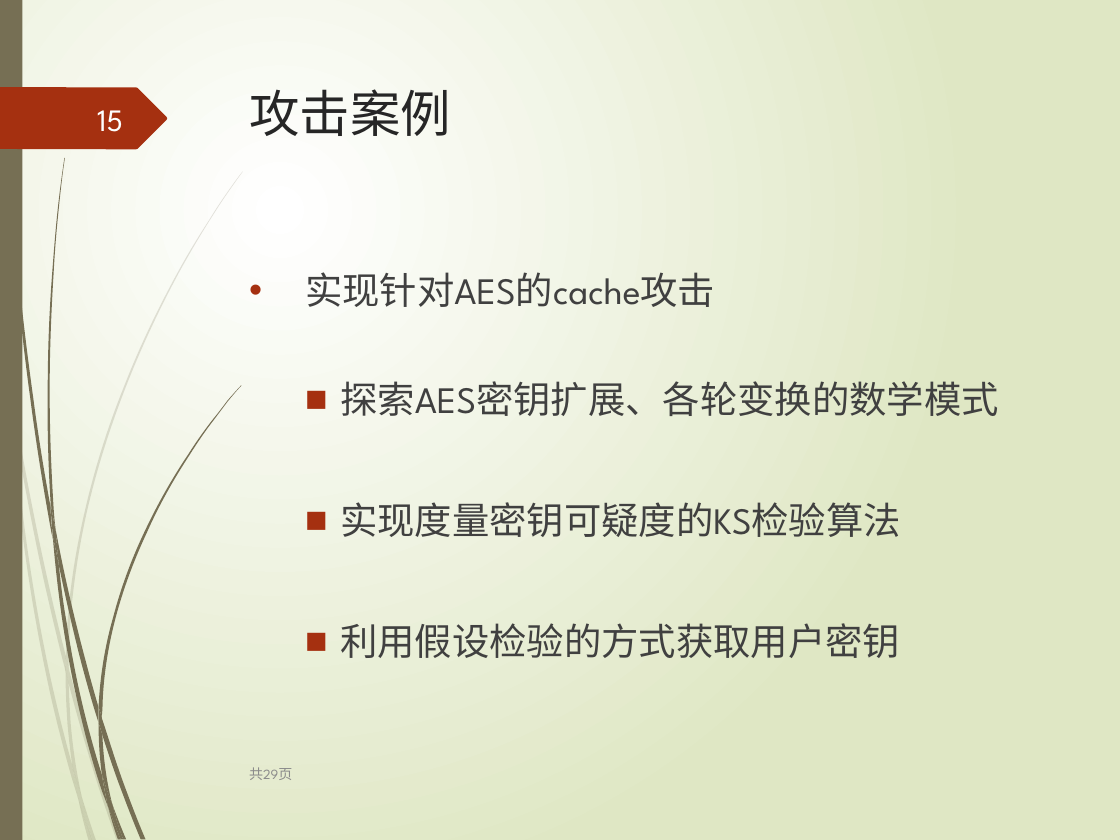
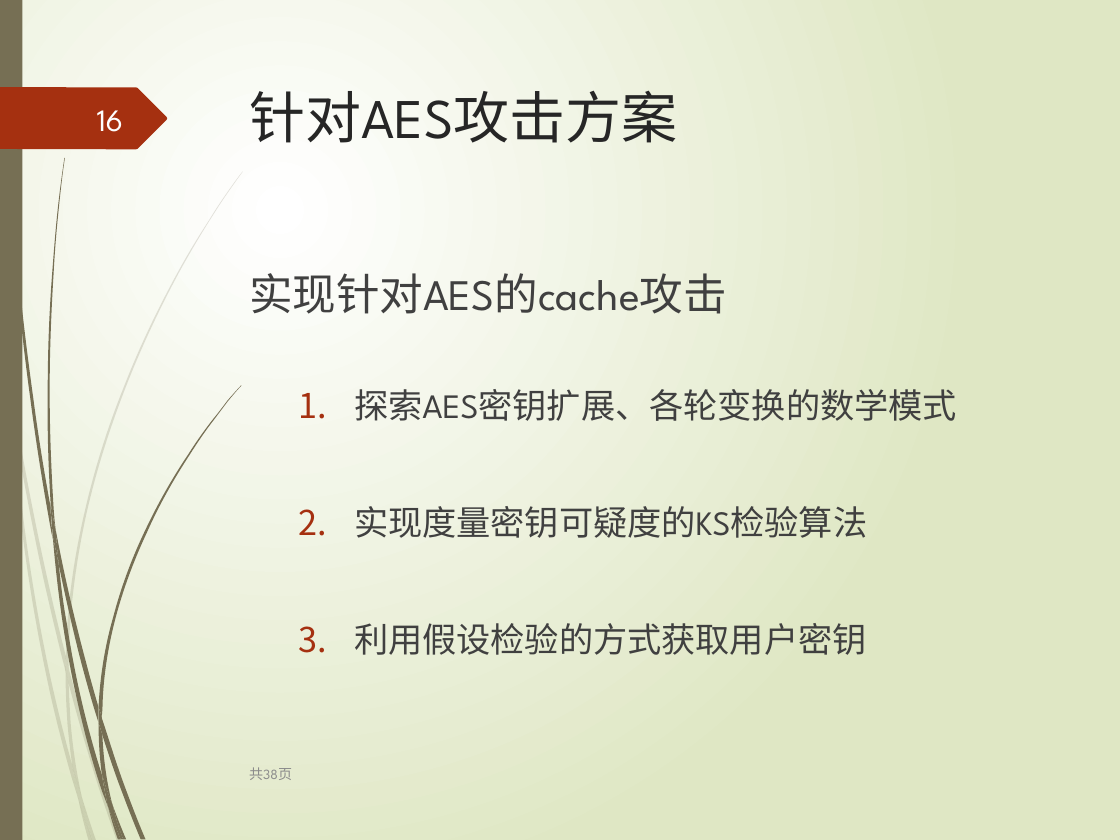
Before and after one commit to leborn0101/graduation, a slide deck: slide 16 of 毕业答辩.pptx (slide 15 before the commit). Drawn at 1120x840 pixels with LibreOffice and Linux fonts; fonts in the diff are those of the drawing. Boxes give left, top, right and bottom in pixels: in the first picture for what was removed or moved away, otherwise in the second. Text is boxed around its words. In the diff, an @@ line names an element or a change of style, - is before the commit and + after.

```diff
--- a/毕业答辩.pptx
+++ b/毕业答辩.pptx
@@ page number at bbox=[97, 110, 124, 132]: text changed @@
-15
+16
@@ title at bbox=[249, 90, 677, 143]: text changed; size 32.4 to 36 pt @@
-攻击案例
+针对AES攻击方案
@@ text "实现针对AES的cache攻击" at bbox=[249, 273, 957, 655]: size 24 to 28 pt in "实现针对AES的cache攻击"; size 24 to 22 pt in "探索AES密钥扩展、各轮变换的数学模式", "实现度量密钥可疑度的KS检验算法", "利用假设检验的方式获取用户密钥"; bullet • to none; bullet ■ to 1.; list level 2 to 3 in "探索AES密钥扩展、各轮变换的数学模式"; list level 2 to 3 in "实现度量密钥可疑度的KS检验算法"; list level 2 to 3 in "利用假设检验的方式获取用户密钥" @@
@@ text at bbox=[249, 767, 292, 780]: text changed @@
-共29页
+共38页
```
Also in this commit, not shown: 19 other slides changed, 18 slides added, 9 slides removed, 1 other file.
